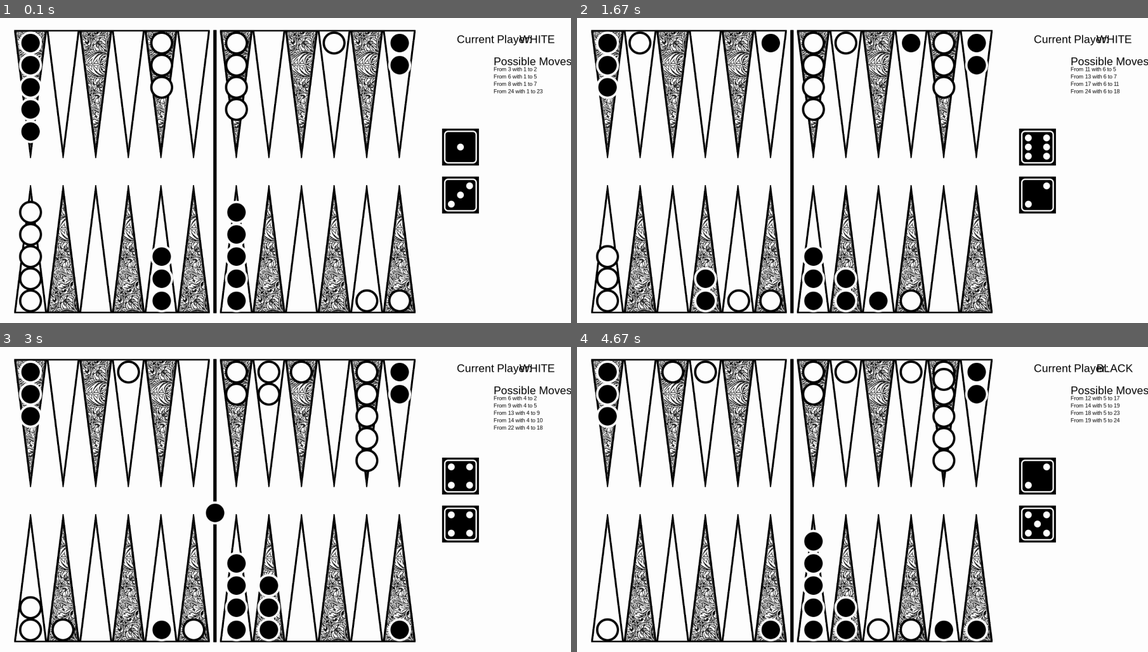
Above: before the commit, frames 1-4 (two rows, left to right).
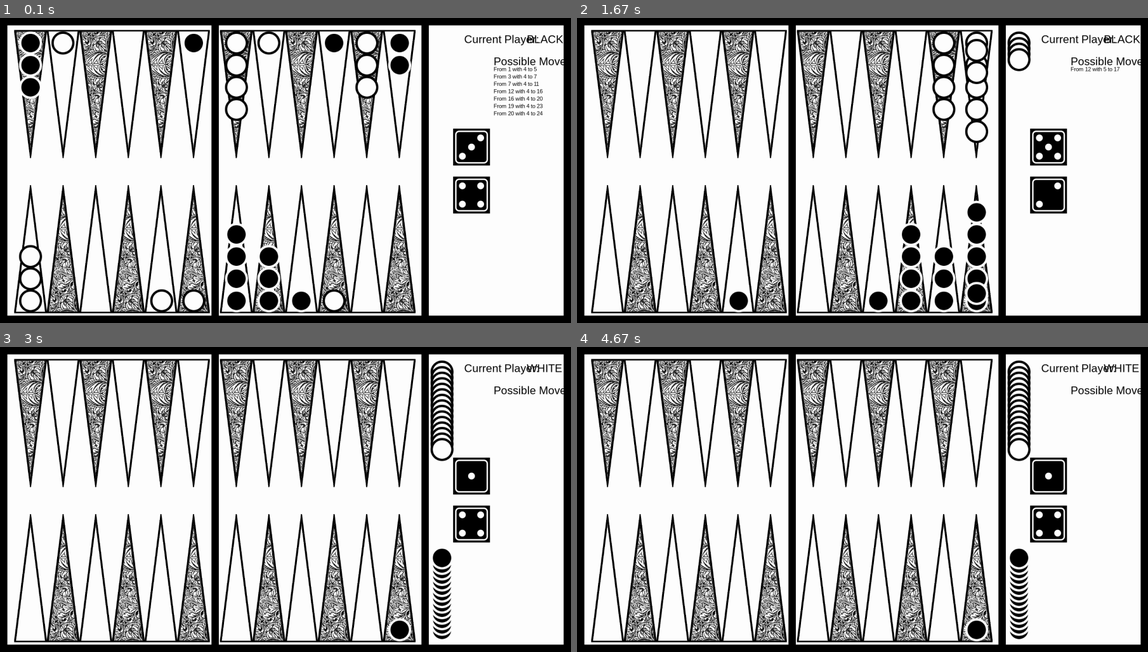
Above: after the commit, the same moments.

Repository: felixmillqvist/Backgammon
Game: pygame game, started from Pygame/gui.py
Same seed, same stepped clock (60 frames per second), same inputs: the game is played once before the commit and once after it.
Inputs:
- Up to frame 1 (0.1 s): no input
- Up to frame 2 (1.67 s): no input
- Up to frame 3 (3 s): no input
- Up to frame 4 (4.67 s): no input

The runs differ from the first frame. In frame 1, 16% of the frame differs, in the area x 0-100%, y 0-100%; in frame 2, 19%; in frame 3, 18%; in frame 4, 18%.

Commit message:
Added borders

Diff:
--- a/Pygame/gui.py
+++ b/Pygame/gui.py
@@ -61,6 +61,7 @@
 
 def dice_display(img, coord_x,coord_y):
     screen.blit(img,(coord_x,coord_y))
+
 
 y1_12 = 18
 y13_24 = 717
@@ -90,13 +91,9 @@
 board_coords[23] = 33+88+89+89+90+87+116+88+88+89+89
 board_coords[24] = 33+88+89+89+90+87+116+88+88+89+89+89
 
-
-#x = board_coords[7]
-
-def print_board(board):
-    pass
+running = True
+
 # Game loop
-running = True
 while not white.is_done() and not black.is_done():
     # current player roll the dice
     current_player.dices = roll_dice()
@@ -140,6 +137,7 @@
     #GUI----------
     # RBG
     screen.fill(0xFFFFFF)
+
     # Quit
     for event in pygame.event.get():
         if event.type == pygame.QUIT:
@@ -147,8 +145,12 @@
 
 
     screen.blit(background,(0,0))
-
-
+    pygame.draw.rect(screen,(0,0,0),[0,0,1550,20])
+    pygame.draw.rect(screen,(0,0,0),[0,827-20,1550,20])
+    pygame.draw.rect(screen,(0,0,0),[0,0,20,1550])
+    pygame.draw.rect(screen,(0,0,0),[1550-20,0,20,827])
+    pygame.draw.rect(screen,(0,0,0),[1169/2-10,0,20,827])
+    pygame.draw.rect(screen,(0,0,0),[1169-25,0,20,827])
     # Board tokens
     for i in range(0,25,1):
         if board.board[i] > 0:
@@ -192,33 +194,33 @@
     # Free tokens
     if white.free > 0:
         for k in range(0,white.free,1):
-            white_token_at(1120, y1_12+15*k)
+            white_token_at(1150, y1_12+15*k)
     if black.free > 0:
         for k in range(0,black.free,1):
-            black_token_at(1120, y13_24-15*k)
+            black_token_at(1150, y13_24-15*k)
 
     # Dice
     for d in range(0,2):
         if current_player.all_dices[d] == 1:
-            dice_display(one,1200, 300+130*d)
+            dice_display(one,1230, 300+130*d)
         elif current_player.all_dices[d] == 2:
-            dice_display(two,1200, 300+130*d)
+            dice_display(two,1230, 300+130*d)
         elif current_player.all_dices[d] == 3:
-            dice_display(three,1200, 300+130*d)
+            dice_display(three,1230, 300+130*d)
         elif current_player.all_dices[d] == 4:
-            dice_display(four,1200, 300+130*d)
+            dice_display(four,1230, 300+130*d)
         elif current_player.all_dices[d] == 5:
-            dice_display(five,1200, 300+130*d)
+            dice_display(five,1230, 300+130*d)
         elif current_player.all_dices[d] == 6:
-            dice_display(six,1200, 300+130*d)
+            dice_display(six,1230, 300+130*d)
 
     # Text
-    screen.blit(cp_label, (1240, 40))
+    screen.blit(cp_label, (1260, 40))
     if current_player == white:
         player_label = myfont.render('WHITE',3,(0,0,0))
     else:
         player_label = myfont.render('BLACK',3,(0,0,0))
-    screen.blit(player_label, (1410,40))
+    screen.blit(player_label, (1430,40))
     screen.blit(pm_label,(1340, 100))
 
     # Display possible moves
@@ -233,7 +235,7 @@
     pygame.display.update()
     if not running:
         break
-    time.sleep(0.2)
+    #time.sleep(0.2)
     current_player = current_player.opponent
 
 
